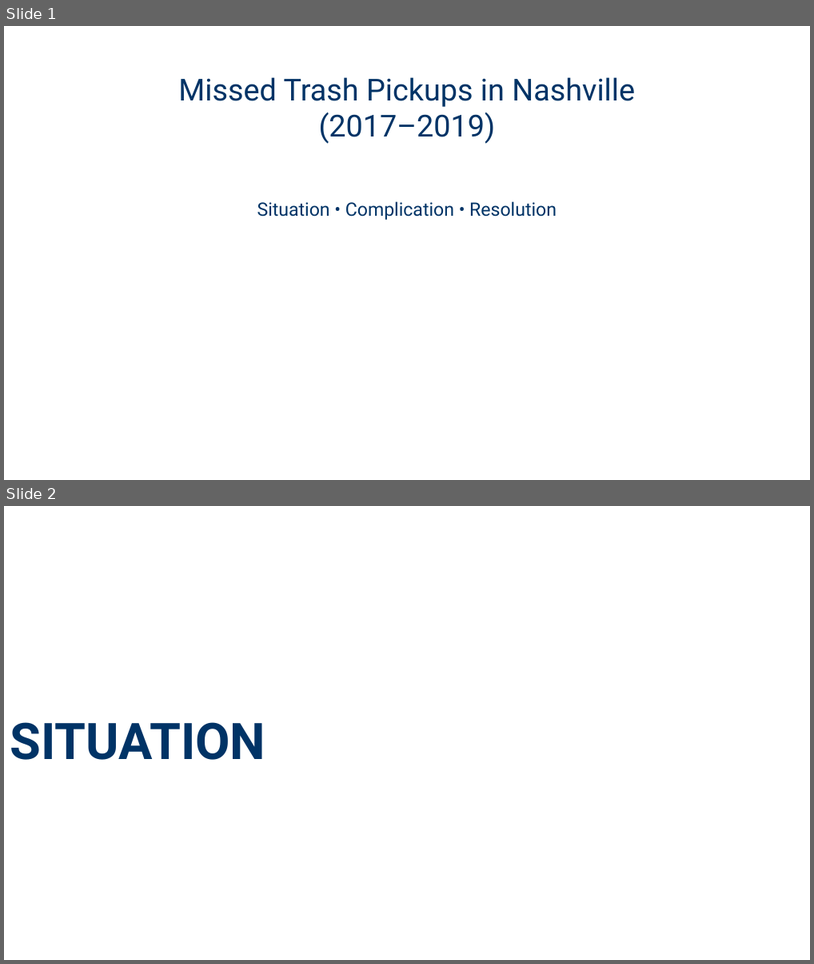
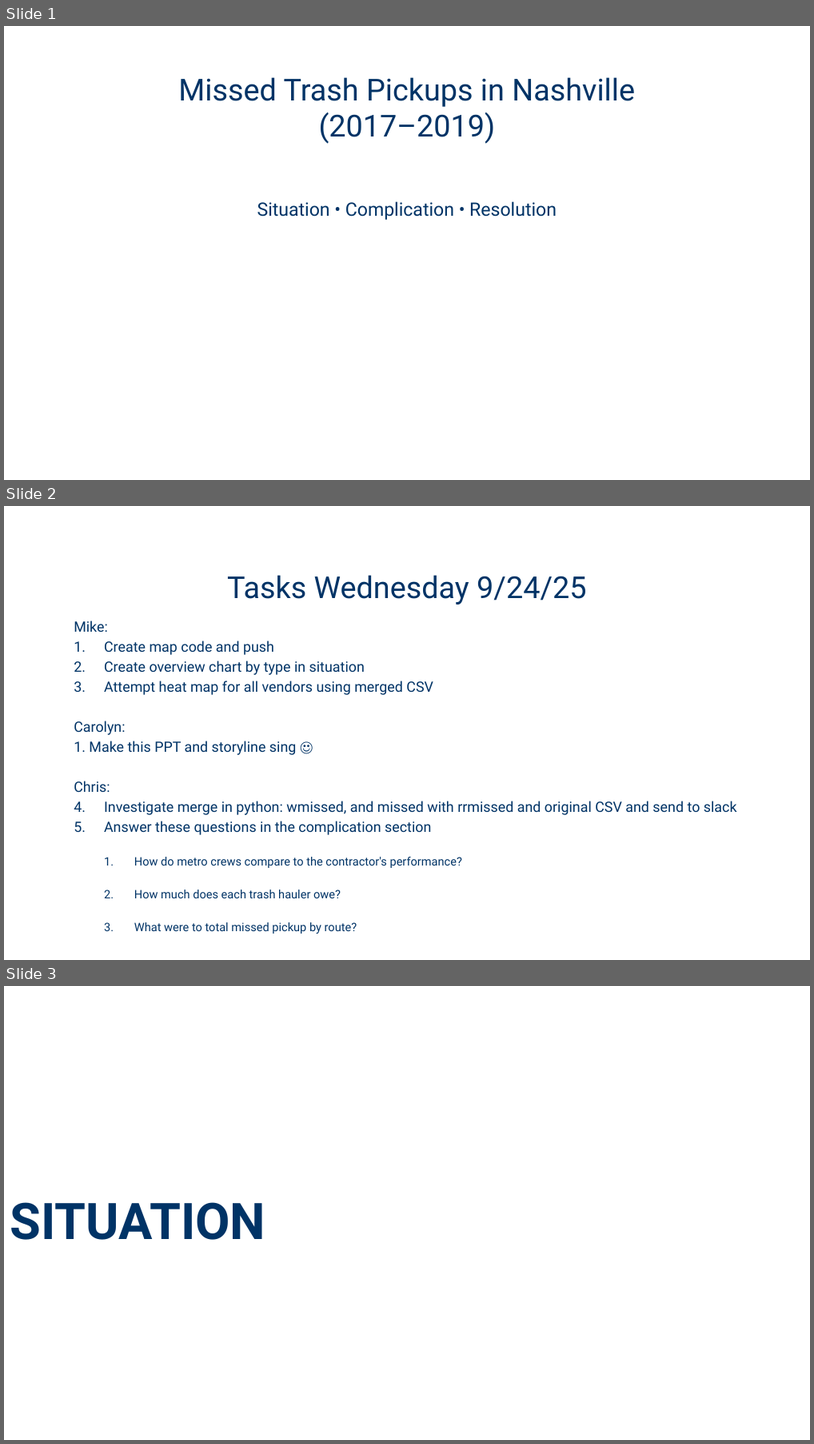
Before and after one commit to NewForce-Cohort-11-Data/trash-haulers-null-void-waste-solutions, a slide deck: Missed_Trash_Pickups_Presentation_16x9_Formatted.pptx. Shown one above the other, each under a label of ours: slides 1 and 2 before the commit, slides 1, 2 and 3 after it. The pictures are 814x964 and 814x1444 pixels, drawn with LibreOffice and Linux fonts; fonts in the diff are those of the drawing. Boxes give left, top, right and bottom in pixels: in the first picture for what was removed or moved away, otherwise in the second. Text is boxed around its words. In the diff, an @@ line names an element or a change of style, - is before the commit and + after.

```diff
--- a/Missed_Trash_Pickups_Presentation_16x9_Formatted.pptx
+++ b/Missed_Trash_Pickups_Presentation_16x9_Formatted.pptx
@@ slide 2 added at (4,506,810,960), background #FFFFFF @@
@@ title added at (227,575,586,604), 36 pt, text #003366 @@
+Tasks Wednesday 9/24/25
@@ subtitle added at (74,620,738,933), 17.1 pt, text #003366 @@
+Mike:
+1. Create map code and push
+2. Create overview chart by type in situation
+3. Attempt heat map for all vendors using merged CSV
+Carolyn:
+1. Make this PPT and storyline sing ☺
+Chris:
+1. Investigate merge in python: wmissed, and missed with rrmissed and original CSV and send to slack
+2. Answer these questions in the complication section
+  1. How do metro crews compare to the contractor's performance?
+  2. How much does each trash hauler owe?
+  3. What were to total missed pickup by route?
@@ what was slide 2 is now slide 3 @@
```
Also in this commit, not shown: 7 slides changed, 3 other slides added, 3 slides removed, 9 other files.
